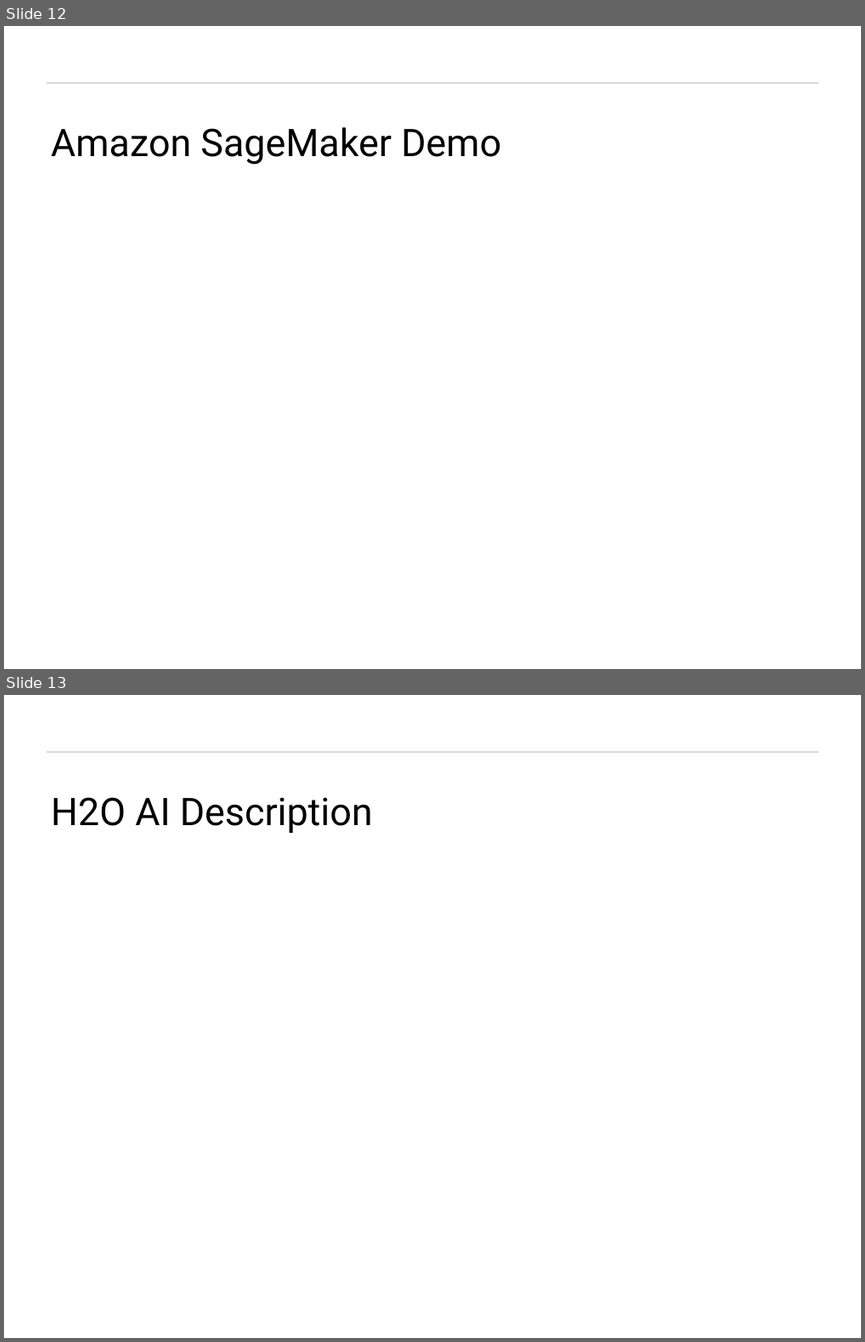
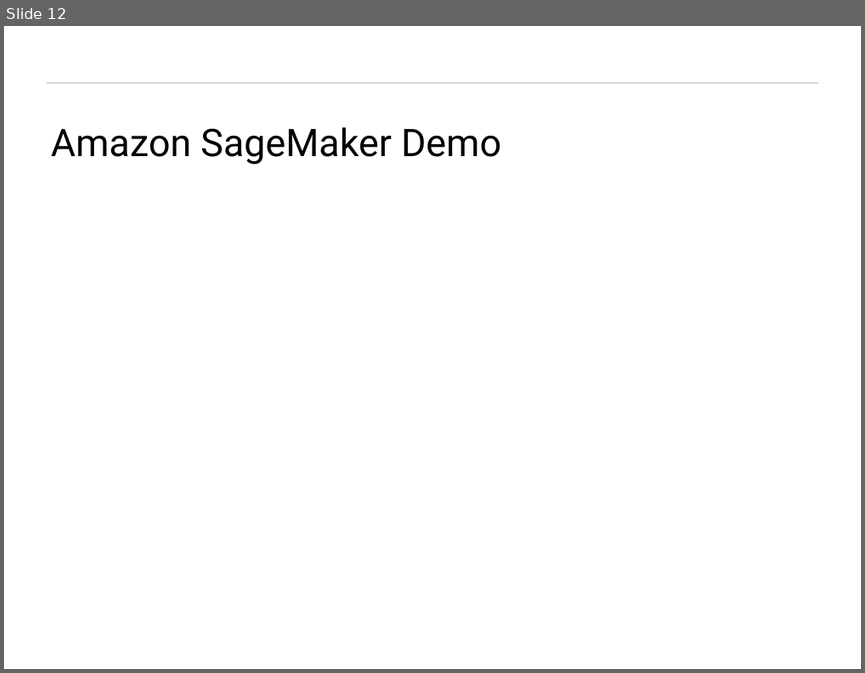
Before and after one commit to tiwari-abhi/ML_Projects, a slide deck: Presentation/Machine Learning As A Service.pptx. Shown one above the other, each under a label of ours: slides 12 and 13 before the commit, slide 12 after it. The pictures are 865x1342 and 865x673 pixels, drawn with LibreOffice and Linux fonts; fonts in the diff are those of the drawing; background and template pictures are left out. Boxes give left, top, right and bottom in pixels: in the first picture for what was removed or moved away, otherwise in the second. Text is boxed around its words. In the diff, an @@ line names an element or a change of style, - is before the commit and + after.

```diff
--- a/Presentation/Machine Learning As A Service.pptx
+++ b/Presentation/Machine Learning As A Service.pptx
@@ slide 13 removed at (4, 695, 861, 1338), background #FFFFFF; not listed: 1 template element that a slide beside it also shows @@
@@ title removed at (51, 797, 373, 833) @@
-H2O AI Description
```
Also in this commit, not shown: 3 slides changed, 4 slides added.
